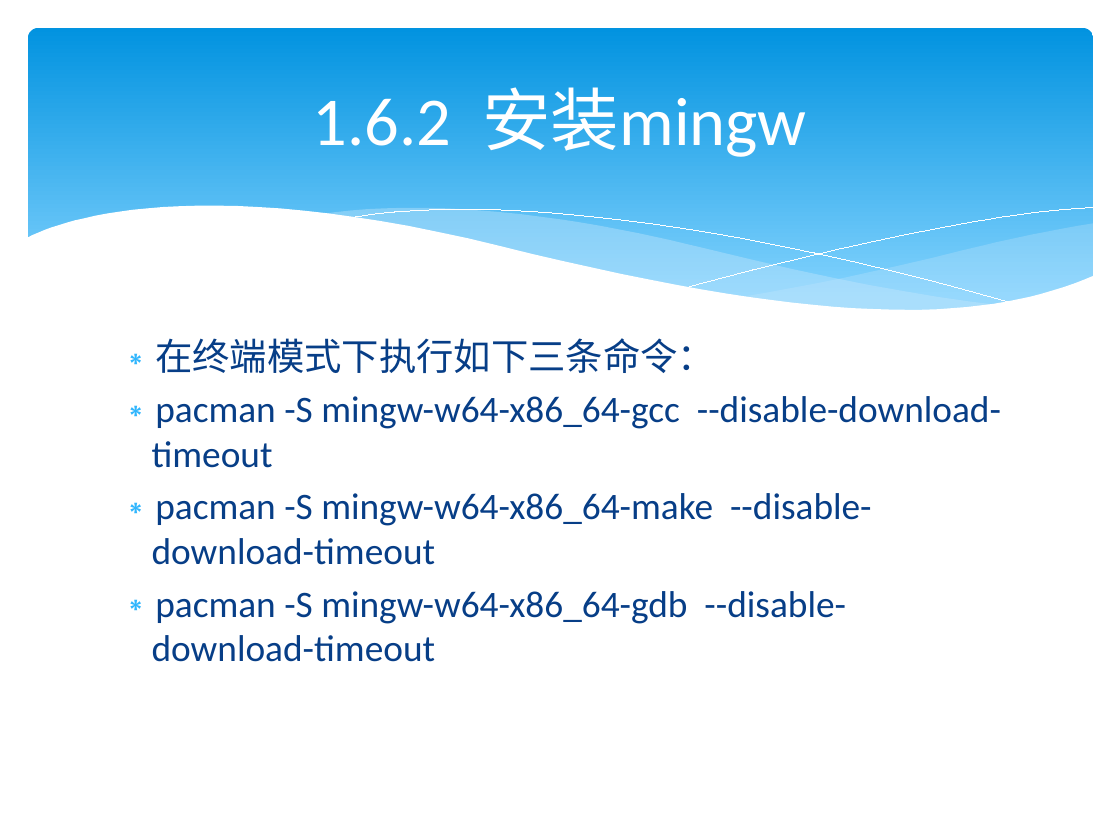
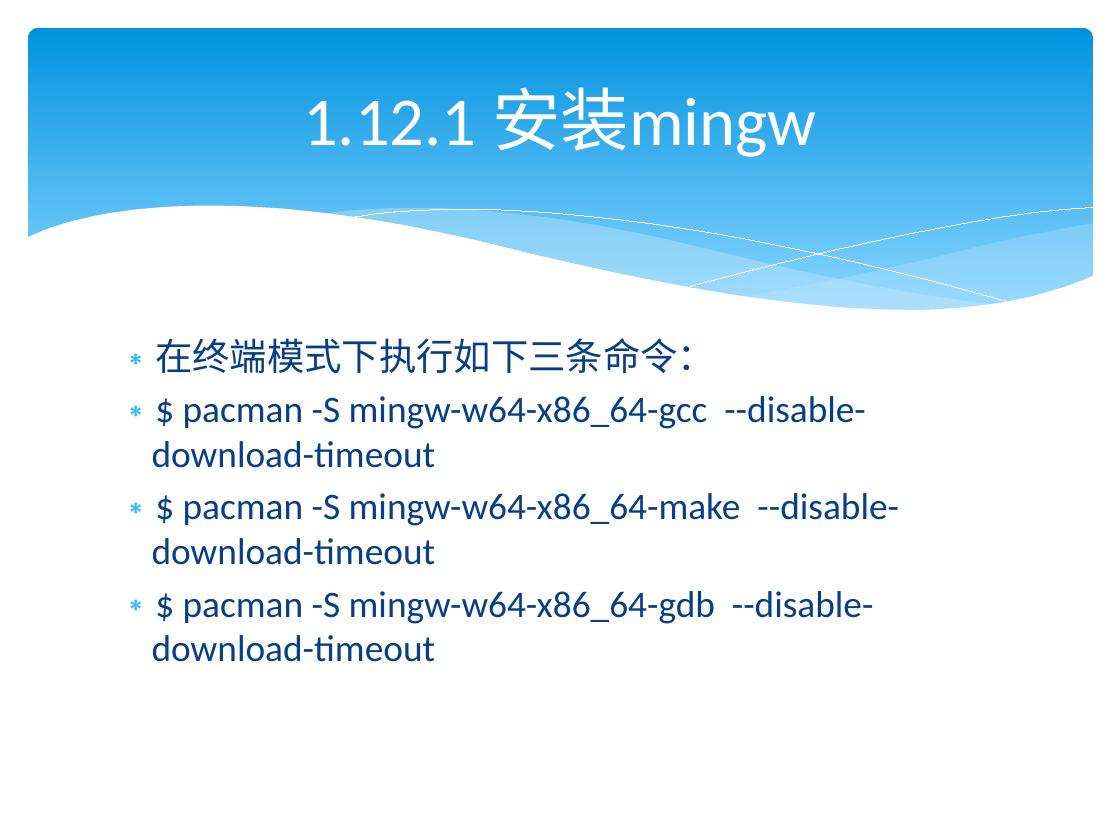
Before and after one commit to lamplight8/cpp, a slide deck: slide 106 of ppt/ch01_绪论.pptx (slide 59 before the commit). Drawn at 1120x840 pixels with LibreOffice and Linux fonts; fonts in the diff are those of the drawing. Boxes give left, top, right and bottom in pixels: in the first picture for what was removed or moved away, otherwise in the second. Text is boxed around its words. In the diff, an @@ line names an element or a change of style, - is before the commit and + after.

```diff
--- a/ppt/ch01_绪论.pptx
+++ b/ppt/ch01_绪论.pptx
@@ title at (303,87,816,157): text changed @@
-1.6.2 安装mingw
+1.12.1 安装mingw
@@ text at (152,396,899,662): text changed @@
-∗ pacman -S mingw-w64-x86_64-gcc --disable-download-timeout
-∗ pacman -S mingw-w64-x86_64-make --disable-download-timeout
-∗ pacman -S mingw-w64-x86_64-gdb --disable-download-timeout
+∗ $ pacman -S mingw-w64-x86_64-gcc --disable-download-timeout
+∗ $ pacman -S mingw-w64-x86_64-make --disable-download-timeout
+∗ $ pacman -S mingw-w64-x86_64-gdb --disable-download-timeout
```
Also in this commit, not shown: 76 other slides changed, 53 slides added, 32 slides removed, 43 other files.
